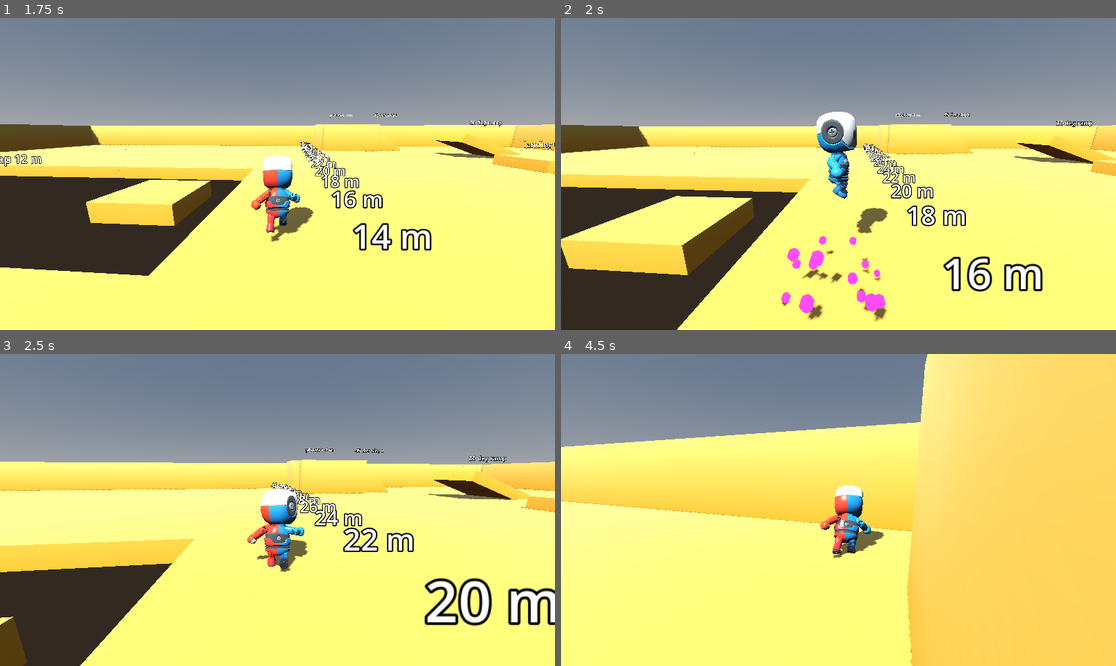
Above: before the commit, frames 1-4 (two rows, left to right).
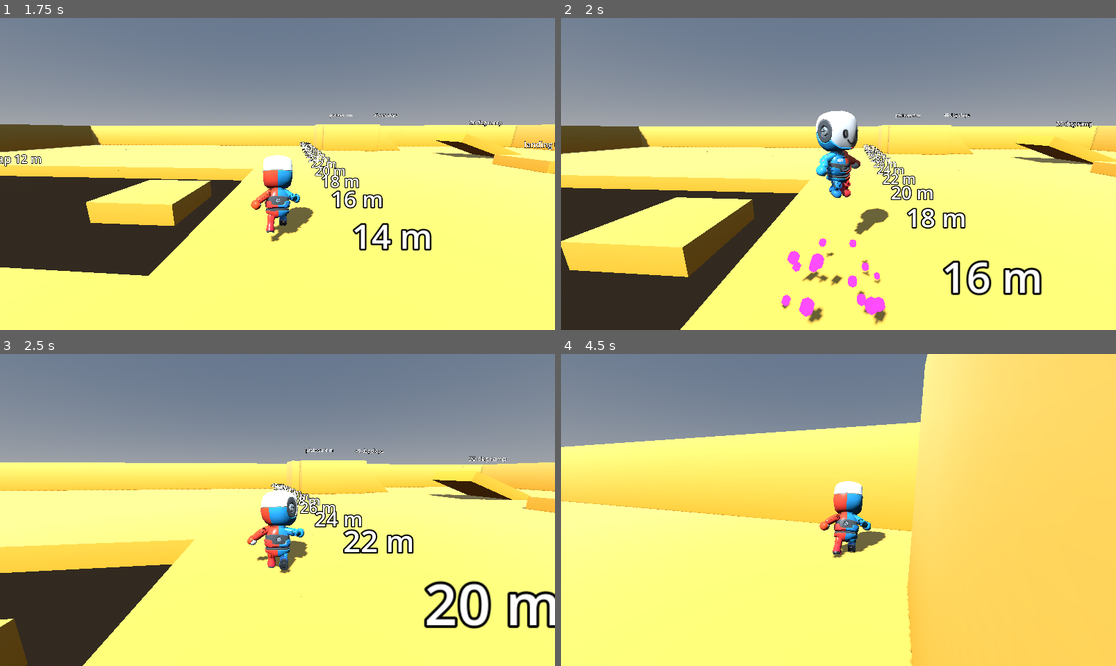
Above: after the commit, the same moments.

Repository: bistlaudio/Attimo
Game: Godot game, scene res://scenes/test/movement_gym.tscn
Same seed, same stepped clock (60 frames per second), same inputs: the game is played once before the commit and once after it.
Inputs (mouse positions are in pixels of both pictures, inside the frame that each line leads up to):
- Up to frame 1 (1.75 s): tap Enter at 0.5 s; move the mouse to (305, 174) at 0.52 s; hold Right mouse button (aim) 0.53-1.28 s; hold W (move_forward) from 0.53 s (still down); click (305, 174) at 0.67 s; tap Space (jump) at 0.77, 1.07, 1.52, 1.55 s; tap Shift (dash) at 0.8, 1.35 s; move the mouse to (249, 174) at 1.27 s
- Up to frame 2 (2 s): keep holding W (move_forward); tap Space (jump) at 1.82 s
- Up to frame 3 (2.5 s): keep holding W (move_forward); move the mouse to (288, 503) at 2.02 s; hold Space (jump) from 2.03 s (still down); right-click (288, 503) at 2.3 s
- Up to frame 4 (4.5 s): keep holding W (move_forward); move the mouse to (832, 516) at 2.77 s; release Space (jump) at 2.78 s; right-click (832, 516) at 2.85 s; click (832, 516) at 2.92 s; tap Space (jump) at 3.02, 3.32, 3.77, 3.8, 4.07 s; tap Shift (dash) at 3.05, 4.35 s; move the mouse to (877, 513) at 3.52 s; hold Middle mouse button (camera_recenter) 3.53-4.28 s; move the mouse to (794, 506) at 4.27 s

Frame 1 is identical in both runs. In frame 2, 5.7% of the frame differs, in the area x 0-100%, y 29-100%; in frame 3, 4.2%; in frame 4, 0.7%.

Commit message:
tune: faster pirouette, higher third jumps, softer ground dash lean
- ProceduralPose.pirouette_max_time 0.4 s: the spin turns at least one turn per
  0.4 s, so it finishes early instead of stretching over the whole flight
- jump_3_height 3.4 -> 4.0 m, long_jump_height_3 3.0 -> 3.6 m (room for the spin)
- dash_lean_deg 20 -> 10
- MOVEMENT-METRICS.md regenerated; p3 tilt check scales with the lean

Co-Authored-By: Claude Opus 5.5 <noreply@anthropic.com>

Diff:
--- a/attimo/resources/player/movement_default.tres
+++ b/attimo/resources/player/movement_default.tres
@@ -16,7 +16,7 @@
 terminal_speed = 40.0
 jump_height = 2.0
 jump_2_height = 2.6
-jump_3_height = 3.4
+jump_3_height = 4.0
 jump_min_height = 0.8
 dash_speed = 22.0
 dash_time = 0.18
@@ -25,7 +25,7 @@
 air_dash_gravity_scale = 0.0
 long_jump_height_1 = 2.0
 long_jump_height_2 = 2.5
-long_jump_height_3 = 3.0
+long_jump_height_3 = 3.6
 long_jump_speed_1 = 14.0
 long_jump_speed_2 = 16.0
 long_jump_speed_3 = 18.0
--- a/attimo/scripts/player/movement_config.gd
+++ b/attimo/scripts/player/movement_config.gd
@@ -38,7 +38,7 @@
 ## Full-hold height of Jump 2 of the ground chain in m; raise it for a bigger second hop.
 @export_range(0.5, 6.0, 0.05) var jump_2_height: float = 2.6
 ## Full-hold height of Jump 3 (the pirouette jump, the highest ground jump) in m; raise it for a taller Jump 3.
-@export_range(0.5, 6.0, 0.05) var jump_3_height: float = 3.4
+@export_range(0.5, 6.0, 0.05) var jump_3_height: float = 4.0
 ## Tap height in m (release cuts the rise to this height); raise it for jumps that cut less.
 @export_range(0.1, 3.0, 0.05) var jump_min_height: float = 0.8
 
@@ -60,7 +60,7 @@
 ## Long jump height at stage 2 in m; raise it for a higher second hop.
 @export_range(0.5, 6.0, 0.05) var long_jump_height_2: float = 2.5
 ## Long jump height at stage 3 (last hop of the combo) in m; raise it for a higher third hop.
-@export_range(0.5, 6.0, 0.05) var long_jump_height_3: float = 3.0
+@export_range(0.5, 6.0, 0.05) var long_jump_height_3: float = 3.6
 ## Take-off speed of the stage 1 long jump in m/s; raise it for a longer first hop.
 @export_range(5.0, 22.0, 0.5) var long_jump_speed_1: float = 14.0
 ## Take-off speed of the stage 2 long jump in m/s; raise it for a longer second hop.
@@ -98,7 +98,7 @@
 
 @export_group("Pose")
 ## Forward lean of the body during a ground dash in degrees (D-01); raise it for a harder lean into the dash.
-@export_range(0.0, 45.0, 0.5) var dash_lean_deg: float = 20.0
+@export_range(0.0, 45.0, 0.5) var dash_lean_deg: float = 10.0
 ## Share of the lean kept while aiming (03-01 checkpoint item 3); raise it for a stronger lean in aim mode.
 @export_range(0.0, 1.0, 0.05) var aim_lean_scale: float = 0.5
 ## Seconds the lean takes to build up from upright to the dash lean; lower it for a snappier lean.
@@ -123,6 +123,12 @@
 @export_range(1.0, 40.0, 0.5) var locomotion_blend_rate: float = 10.0
 ## Seconds the Dodge pose is held after an air dash ends before the Fall clip takes over (landing ends it earlier, DEV-02); raise it for a longer hold.
 @export_range(0.0, 2.0, 0.05) var air_dash_hold_time: float = 0.35
+
+@export_group("Clip variants")
+## Shortest still time in Idle in seconds before an idle break clip plays (quick 261118-qi3); raise it for rarer breaks.
+@export_range(1.0, 30.0, 0.1) var idle_break_delay_min: float = 5.0
+## Longest still time in Idle in seconds before an idle break clip plays; the delay is rolled between min and max.
+@export_range(1.0, 30.0, 0.1) var idle_break_delay_max: float = 8.0
 
 
 ## Gravity while falling in m/s^2: rise_gravity * fall_multiplier.
--- a/attimo/scripts/player/procedural_pose.gd
+++ b/attimo/scripts/player/procedural_pose.gd
@@ -40,6 +40,9 @@
 @export var spin_about_body_axis: bool = true
 ## True: the pirouette turns clockwise seen from above (Claude's discretion, D-07).
 @export var pirouette_clockwise: bool = true
+## Longest time in seconds a full pirouette may take (developer 2026-11-18: "faster"). The spin turns at least TAU per
+## this time, so on a long airtime it finishes early instead of stretching over the whole flight.
+@export_range(0.15, 1.5, 0.05) var pirouette_max_time: float = 0.4
 
 ## Current forward lean in radians, 0 upright. Read-only for others.
 var lean_angle: float = 0.0
@@ -150,6 +153,7 @@
 		var time_left: float = _time_to_touchdown(config)
 		if is_finite(time_left):
 			rate = remaining / maxf(time_left - config.pirouette_lead_time, MIN_SPIN_TIME)
+			rate = maxf(rate, TAU / maxf(pirouette_max_time, MIN_SPIN_TIME))
 		else:
 			_begin_finish(remaining, config)
 			rate = _finish_rate
--- a/attimo/tests/smoke/test_procedural_pose.gd
+++ b/attimo/tests/smoke/test_procedural_pose.gd
@@ -16,7 +16,8 @@
 const PIVOT_TOLERANCE: float = 0.001
 const LEAN_IN_TICKS: int = 6
 const OUT_EXTRA_TICKS: int = 3
-const UP_TILT_MIN: float = 0.2
+## Share of sin(lean) the up vector must tilt toward the dash direction (scales with dash_lean_deg).
+const UP_TILT_MIN: float = 0.8
 const LIMIT_TICKS: int = 360
 const SPIN_SEEN_MIN: float = 5.5
 const STEP_EPSILON: float = 1e-4
@@ -129,7 +130,7 @@
 	check.call(moved.distance_to(pivot) < PIVOT_TOLERANCE, "(p3) the pivot point maps to itself under the Mannequin transform (off by %.4f m)" % moved.distance_to(pivot))
 	var tilt: Vector3 = player.visual_root.global_basis * (mannequin.transform.basis * Vector3.UP)
 	var dash_direction: Vector3 = Vector3(0.0, 0.0, -1.0)
-	check.call(tilt.dot(dash_direction) > UP_TILT_MIN * config.aim_lean_scale, "(p3) the leaning body tilts its up vector toward the dash direction (dot %.2f)" % tilt.dot(dash_direction))
+	check.call(tilt.dot(dash_direction) > UP_TILT_MIN * sin(deg_to_rad(target_deg)), "(p3) the leaning body tilts its up vector toward the dash direction (dot %.2f)" % tilt.dot(dash_direction))
 	var yaw_clean: bool = true
 	for i: int in 8:
 		await tree.physics_frame
Not shown, changed: docs/MOVEMENT-METRICS.md
